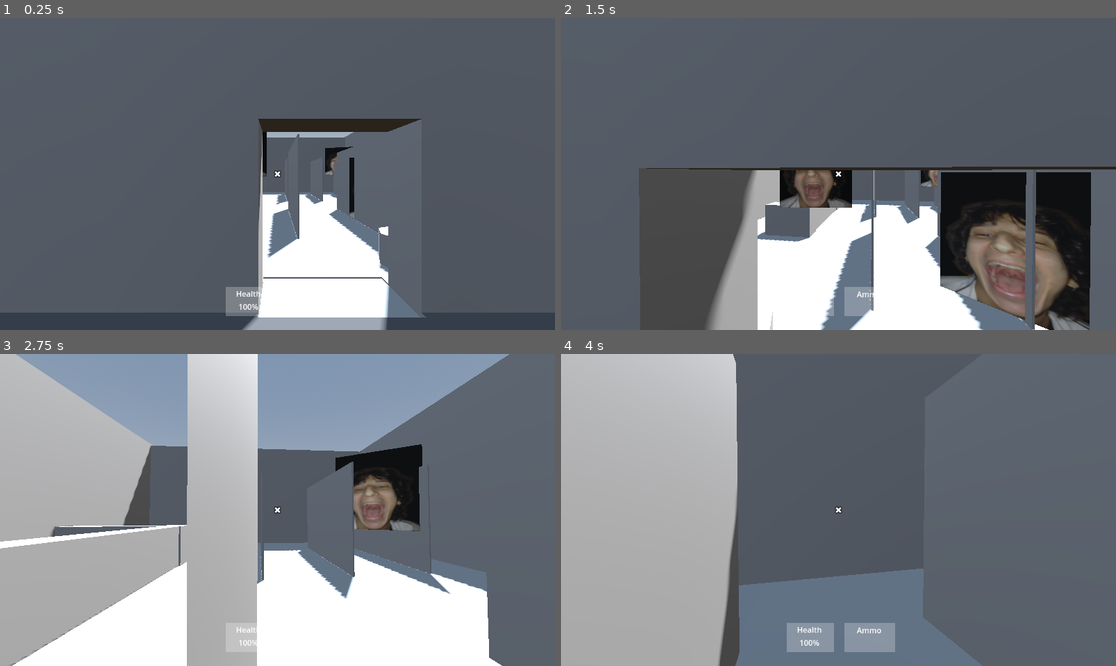
Above: before the commit, frames 1-4 (two rows, left to right).
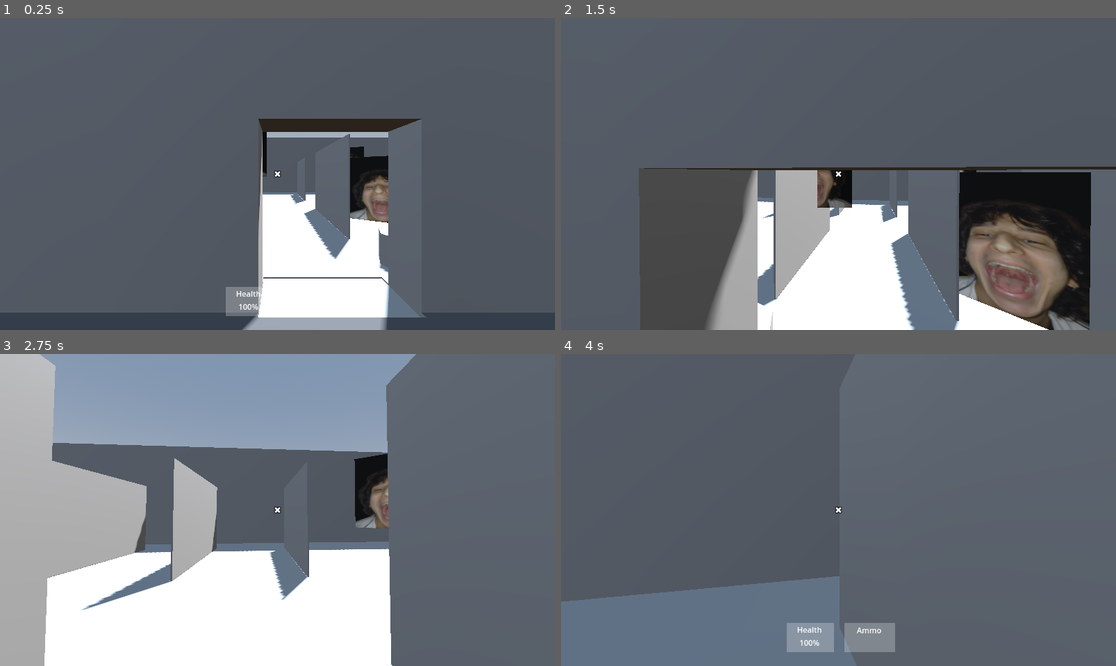
Above: after the commit, the same moments.

Repository: felipepreuss/mnemonic.dream
Game: Godot game, scene res://Scenes/level-2.tscn
Two runs of this game, one before a commit and one after it. Both use one fixed random seed, a clock stepped at 60 frames per second and the inputs below. This scene is started directly instead of the project's main scene.
Inputs (mouse positions are in pixels of both pictures, inside the frame that each line leads up to):
- Up to frame 1 (0.25 s): no input
- Up to frame 2 (1.5 s): move the mouse to (866, 174) at 0.52 s; press the mouse at (866, 174) at 0.53 s; hold W (Forward) from 0.53 s (still down); tap Space (Jump) at 0.77 s; move the mouse to (810, 174) at 1.27 s; release the mouse at (810, 174) at 1.28 s; tap 0 at 1.35 s
- Up to frame 3 (2.75 s): keep holding W (Forward); tap Space (Jump) at 1.52 s; move the mouse to (288, 503) at 2.02 s; press the mouse at (288, 503) at 2.03 s
- Up to frame 4 (4 s): keep holding W (Forward); move the mouse to (832, 516) at 2.77 s; release the mouse at (832, 516) at 2.78 s; tap 0 at 2.85 s; tap Space (Jump) at 3.02, 3.77 s; move the mouse to (877, 513) at 3.52 s; press the mouse at (877, 513) at 3.53 s

The runs differ from the first frame. In frame 1, 3.8% of the frame differs, in the area x 48-70%, y 36-78%; in frame 2, 12%; in frame 3, 34%; in frame 4, 36%, in the area x 0-76%, y 0-100%.

Commit message:
UPDATE SIZE
la ele

Diff:
--- a/Scenes/level-2.tscn
+++ b/Scenes/level-2.tscn
@@ -30,9 +30,9 @@
 [node name="CSGCombiner3D" type="CSGCombiner3D" parent="."]
 use_collision = true
 
-[node name="CSGBox3D" type="CSGBox3D" parent="CSGCombiner3D"]
+[node name="Chão" type="CSGBox3D" parent="CSGCombiner3D"]
 transform = Transform3D(1, 0, 0, 0, 1, 0, 0, 0, 1, 0, 0, 0.521332)
-size = Vector3(10, 1, 16.0427)
+size = Vector3(20, 1, 16.043)
 
 [node name="CSGBox3D10" type="CSGBox3D" parent="CSGCombiner3D"]
 transform = Transform3D(1, 0, 0, 0, 1, 0, 0, 0, 1, 0, 0, 9.35854)
@@ -43,37 +43,37 @@
 size = Vector3(10.0185, 0.2, 2.81165)
 material = SubResource("StandardMaterial3D_4frd1")
 
-[node name="CSGBox3D2" type="CSGBox3D" parent="CSGCombiner3D"]
-transform = Transform3D(1, 0, 0, 0, 1, 0, 0, 0, 1, -2.29505, 0.981135, -0.705666)
-size = Vector3(0.549011, 1, 4.07893)
+[node name="Bancada3" type="CSGBox3D" parent="CSGCombiner3D"]
+transform = Transform3D(1, 0, 0, 0, 1, 0, 0, 0, 1, -7.21048, 0.981135, 2.4448)
+size = Vector3(0.734955, 1, 4.07893)
 
-[node name="CSGBox3D3" type="CSGBox3D" parent="CSGCombiner3D"]
-transform = Transform3D(0.000715613, 0, -1, 0, 1, 0, 1, 0, 0.000715613, -3.48965, 0.986358, -3.06881)
+[node name="Bancada2" type="CSGBox3D" parent="CSGCombiner3D"]
+transform = Transform3D(0.000715613, 0, -1, 0, 1, 0, 1, 0, 0.000715613, -8.35515, 0.986358, 0.0816576)
 size = Vector3(0.705566, 1, 3.02739)
 
-[node name="CSGBox3D4" type="CSGBox3D" parent="CSGCombiner3D"]
-transform = Transform3D(0.000715613, 0, -1, 0, 1, 0, 1, 0, 0.000715613, -2.72279, 0.974938, 1.58618)
-size = Vector3(0.705566, 1, 1.49368)
+[node name="Bancada" type="CSGBox3D" parent="CSGCombiner3D"]
+transform = Transform3D(0.000715613, 0, -1, 0, 1, 0, 1, 0, 0.000715613, -7.64279, 0.974938, 4.79825)
+size = Vector3(0.624603, 1, 1.58583)
 
-[node name="CSGBox3D5" type="CSGBox3D" parent="CSGCombiner3D"]
-transform = Transform3D(1, 0, 0, 0, 1, 0, 0, 0, 1, 0.0354404, 2.43984, -7.22945)
+[node name="Parede2" type="CSGBox3D" parent="CSGCombiner3D"]
+transform = Transform3D(1, 0, 0, 0, 1, 0, 0, 0, 1, -0.270507, 2.43984, -7.22945)
 cast_shadow = 0
-size = Vector3(10.253, 5, 0.63)
+size = Vector3(19.4129, 5, 0.63)
 
-[node name="CSGBox3D8" type="CSGBox3D" parent="CSGCombiner3D"]
-transform = Transform3D(-4.37114e-08, 0, 1, 0, 1, 0, -1, 0, -4.37114e-08, 5.30453, 2.46737, -0.0180769)
+[node name="Parede" type="CSGBox3D" parent="CSGCombiner3D"]
+transform = Transform3D(-4.37114e-08, 0, 1, 0, 1, 0, -1, 0, -4.37114e-08, 9.65436, 2.46737, 0.469315)
 cast_shadow = 0
-size = Vector3(15.0436, 5.03156, 0.63)
+size = Vector3(16.0184, 5.03156, 0.683286)
 
-[node name="CSGBox3D9" type="CSGBox3D" parent="CSGCombiner3D"]
-transform = Transform3D(-4.37114e-08, 0, 1, 0, 1, 0, -1, 0, -4.37114e-08, -5.20739, 2.49717, -0.0445433)
+[node name="Parede3" type="CSGBox3D" parent="CSGCombiner3D"]
+transform = Transform3D(-4.37114e-08, 0, 1, 0, 1, 0, -1, 0, -4.37114e-08, -9.72914, 2.49717, -0.0445433)
 cast_shadow = 0
 size = Vector3(15.045, 5, 0.63)
 
-[node name="CSGBox3D6" type="CSGBox3D" parent="CSGCombiner3D"]
-transform = Transform3D(1, 0, 0, 0, 1, 0, 0, 0, 1, 0.0103197, 2.47903, 7.17031)
+[node name="Parede c porta" type="CSGBox3D" parent="CSGCombiner3D"]
+transform = Transform3D(1, 0, 0, 0, 1, 0, 0, 0, 1, 0.0835714, 2.47903, 7.17031)
 cast_shadow = 0
-size = Vector3(10.007, 5, 0.63)
+size = Vector3(19.695, 5, 0.63)
 
 [node name="CSGBox3D7" type="CSGBox3D" parent="CSGCombiner3D"]
 transform = Transform3D(1, 0, 0, 0, 1, 0, 0, 0, 1, 0.150205, 1.51213, 7.12876)
@@ -86,40 +86,70 @@
 
 [node name="CSGCombiner3D2" type="CSGCombiner3D" parent="."]
 
-[node name="CSGBox3D2" type="CSGBox3D" parent="CSGCombiner3D2"]
-transform = Transform3D(1, 0, 0, 0, 1, 0, 0, 0, 1, 3.69162, 0.87678, -3.489)
+[node name="Pratilheira" type="CSGBox3D" parent="CSGCombiner3D2"]
+transform = Transform3D(1, 0, 0, 0, 1, 0, 0, 0, 1, 1.00888, 0.87678, -3.489)
 size = Vector3(0.034, 4, 4)
 
-[node name="CSGBox3D5" type="CSGBox3D" parent="CSGCombiner3D2"]
-transform = Transform3D(1, 0, 0, 0, 1, 0, 0, 0, 1, 3.81133, 0.87678, 2.98308)
+[node name="Pratilheira2" type="CSGBox3D" parent="CSGCombiner3D2"]
+transform = Transform3D(1, 0, 0, 0, 1, 0, 0, 0, 1, 1.12859, 0.87678, 2.98308)
 size = Vector3(0.034, 4, 4)
 
-[node name="CSGBox3D6" type="CSGBox3D" parent="CSGCombiner3D2"]
-transform = Transform3D(1, 0, 0, 0, 1, 0, 0, 0, 1, 2.03161, 0.87678, 2.98308)
+[node name="Pratilheira3" type="CSGBox3D" parent="CSGCombiner3D2"]
+transform = Transform3D(1, 0, 0, 0, 1, 0, 0, 0, 1, -1.55351, 0.87678, 2.98308)
 size = Vector3(0.034, 4, 4)
 
-[node name="CSGBox3D7" type="CSGBox3D" parent="CSGCombiner3D2"]
-transform = Transform3D(1, 0, 0, 0, 1, 0, 0, 0, 1, -0.020396, 0.87964, 2.97165)
+[node name="Pratilheira4" type="CSGBox3D" parent="CSGCombiner3D2"]
+transform = Transform3D(1, 0, 0, 0, 1, 0, 0, 0, 1, -4.33718, 0.87964, 2.97165)
 size = Vector3(0.034, 4, 4)
 
-[node name="CSGBox3D3" type="CSGBox3D" parent="CSGCombiner3D2"]
-transform = Transform3D(1, 0, 0, 0, 1, 0, 0, 0, 1, 0.0755565, 0.87678, -3.36673)
+[node name="Pratilheira5" type="CSGBox3D" parent="CSGCombiner3D2"]
+transform = Transform3D(1, 0, 0, 0, 1, 0, 0, 0, 1, -4.24122, 0.87678, -3.36673)
 size = Vector3(0.034, 4, 4)
 
-[node name="CSGBox3D4" type="CSGBox3D" parent="CSGCombiner3D2"]
-transform = Transform3D(1, 0, 0, 0, 1, 0, 0, 0, 1, 1.94178, 0.87678, -3.42989)
+[node name="Pratilheira6" type="CSGBox3D" parent="CSGCombiner3D2"]
+transform = Transform3D(1, 0, 0, 0, 1, 0, 0, 0, 1, -1.66773, 0.87678, -3.45428)
 size = Vector3(0.034, 4, 4)
 
 [node name="CSGCombiner3D3" type="CSGCombiner3D" parent="."]
 
-[node name="CSGCylinder3D" type="CSGCylinder3D" parent="CSGCombiner3D3"]
+[node name="Planta" type="CSGCylinder3D" parent="CSGCombiner3D3"]
 transform = Transform3D(1, 0, 0, 0, 1, 0, 0, 0, 1, 1.69134, 0, 6.26396)
 
-[node name="CSGCylinder3D2" type="CSGCylinder3D" parent="CSGCombiner3D3"]
+[node name="Planta2" type="CSGCylinder3D" parent="CSGCombiner3D3"]
 transform = Transform3D(1, 0, 0, 0, 1, 0, 0, 0, 1, -1.45313, 0, 6.26396)
 
+[node name="Planta3" type="CSGCylinder3D" parent="CSGCombiner3D3"]
+transform = Transform3D(1, 0, 0, 0, 1, 0, 0, 0, 1, -8.75874, 0, -0.852967)
+
+[node name="CSGCylinder3D" type="CSGCylinder3D" parent="CSGCombiner3D3"]
+transform = Transform3D(0.508861, 0, -0.860849, 0, 1, 0, 0.860849, 0, 0.508861, 6.68116, 0.890873, -1.82063)
+radius = 1.256
+height = 1.2
+
+[node name="CSGCylinder3D2" type="CSGCylinder3D" parent="CSGCombiner3D3"]
+transform = Transform3D(0.508861, 0, -0.860849, 0, 1, 0, 0.860849, 0, 0.508861, 5.0894, 0.612917, -0.879714)
+radius = 0.381
+height = 0.5
+
 [node name="CSGCylinder3D3" type="CSGCylinder3D" parent="CSGCombiner3D3"]
-transform = Transform3D(1, 0, 0, 0, 1, 0, 0, 0, 1, -4.39515, 0, 4.23444)
+transform = Transform3D(0.508861, 0, -0.860849, 0, 1, 0, 0.860849, 0, 0.508861, 8.05076, 0.676672, -2.85023)
+radius = 0.381
+height = 0.5
+
+[node name="CSGCylinder3D4" type="CSGCylinder3D" parent="CSGCombiner3D3"]
+transform = Transform3D(0.583938, 0, 0.811798, 0, 1, 0, -0.811798, 0, 0.583938, 5.52024, 0.890873, 2.3705)
+radius = 1.256
+height = 1.2
+
+[node name="CSGCylinder3D5" type="CSGCylinder3D" parent="CSGCombiner3D3"]
+transform = Transform3D(0.583938, 0, 0.811798, 0, 1, 0, -0.811798, 0, 0.583938, 7.02131, 0.612917, 3.45023)
+radius = 0.381
+height = 0.5
+
+[node name="CSGCylinder3D6" type="CSGCylinder3D" parent="CSGCombiner3D3"]
+transform = Transform3D(0.583938, 0, 0.811798, 0, 1, 0, -0.811798, 0, 0.583938, 4.0272, 0.676672, 1.52983)
+radius = 0.381
+height = 0.5
 
 [node name="Enemy" parent="." node_paths=PackedStringArray("player") instance=ExtResource("2_b0ipy")]
 transform = Transform3D(1, 0, 0, 0, 1, 0, 0, 0, 1, 2.85037, 0.835004, 3.17335)
